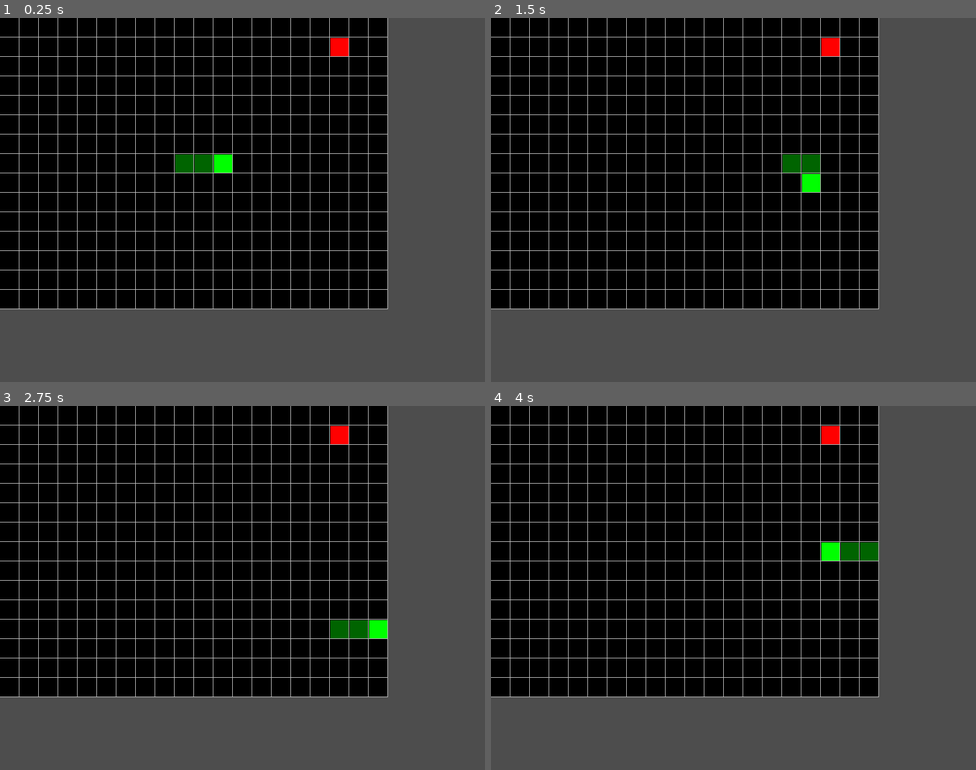
Above: before the commit, frames 1-4 (two rows, left to right).
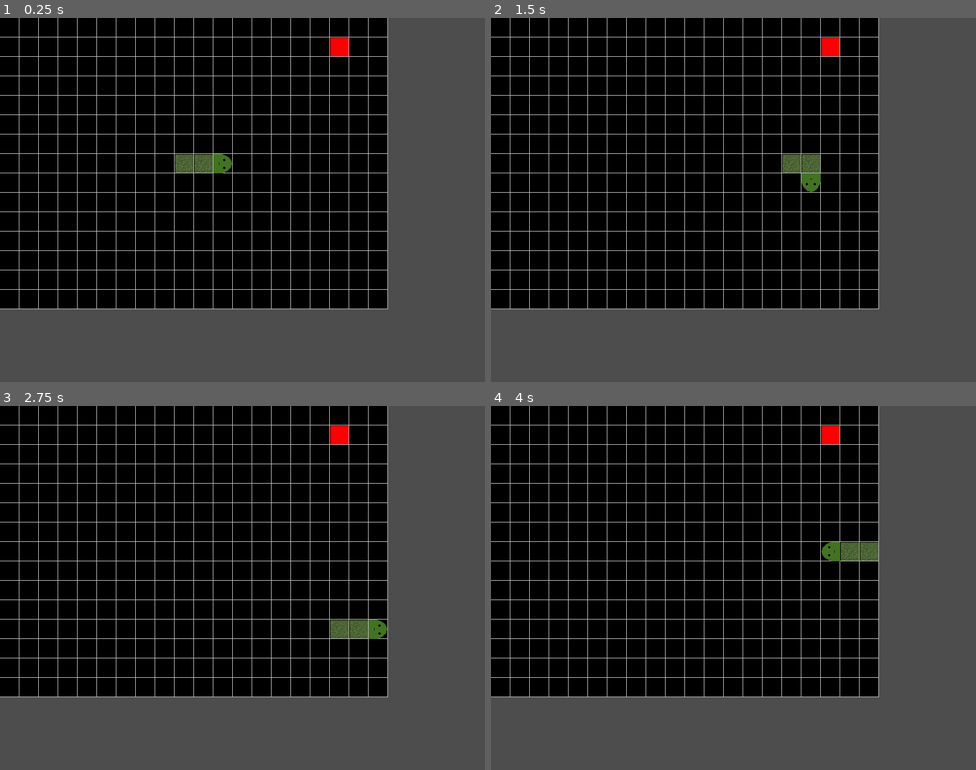
Above: after the commit, the same moments.

Repository: zhongzhouTan-coder/snake-game
Game: Godot game, scene res://scenes/main.tscn
Same seed, same stepped clock (60 frames per second), same inputs: the game is played once before the commit and once after it.
Inputs:
- Up to frame 1 (0.25 s): no input
- Up to frame 2 (1.5 s): hold Right (ui_right) 0.53-1.28 s; hold Down (ui_down) from 1.28 s (still down)
- Up to frame 3 (2.75 s): release Down (ui_down) at 2.03 s; hold Right (ui_right) from 2.03 s (still down)
- Up to frame 4 (4 s): release Right (ui_right) at 2.78 s; hold Up (ui_up) 2.78-3.53 s; hold Left (ui_left) from 3.53 s (still down)

The runs differ from the first frame. In frame 1, 0.6% of the frame differs, in the area x 36-48%, y 37-43%; in frame 2, 0.6%; in frame 3, 0.6%; in frame 4, 0.6%.

Commit message:
feat: add texture for head and body

Diff:
--- a/scenes/main.tscn
+++ b/scenes/main.tscn
@@ -1,16 +1,22 @@
-[gd_scene load_steps=4 format=3 uid="uid://cv58xnbxh2a2l"]
+[gd_scene load_steps=5 format=3 uid="uid://cv58xnbxh2a2l"]
 
 [ext_resource type="Script" uid="uid://cs5555md7agld" path="res://scripts/grid_system.gd" id="1_o5qli"]
 [ext_resource type="Script" uid="uid://bo6ajc666r0l7" path="res://scripts/grid_render.gd" id="2_0wfyh"]
 [ext_resource type="Script" uid="uid://d0jcmwi1rci6m" path="res://scripts/snake_game.gd" id="3_sugp2"]
+[ext_resource type="Script" uid="uid://gu138t6awtpr" path="res://scripts/snake_head.gd" id="4_jyhfs"]
 
-[node name="SnakeGame" type="Node2D"]
+[node name="Main" type="Node"]
+
+[node name="SnakeGame" type="Node2D" parent="."]
 script = ExtResource("3_sugp2")
 
-[node name="GridSystem" type="Node2D" parent="."]
+[node name="GridSystem" type="Node2D" parent="SnakeGame"]
 script = ExtResource("1_o5qli")
 
-[node name="GridRenderer" type="Node2D" parent="."]
+[node name="GridRenderer" type="Node2D" parent="SnakeGame"]
 script = ExtResource("2_0wfyh")
 
-[node name="GameTimer" type="Timer" parent="."]
+[node name="GameTimer" type="Timer" parent="SnakeGame"]
+
+[node name="SnakeHead" type="Sprite2D" parent="SnakeGame"]
+script = ExtResource("4_jyhfs")
--- a/scripts/grid_render.gd
+++ b/scripts/grid_render.gd
@@ -9,9 +9,46 @@
 @export var food_color: Color = Color.RED
 @export var show_grid_lines: bool = true
 
+# Texture system
+@export var use_textures: bool = true
+@export_enum("Default", "Scales", "Stripes", "Rainbow", "Gradient") var snake_skin: String = "Default"
+
+var snake_head_textures: Dictionary = {}
+var snake_body_textures: Dictionary = {}
+var snake_head: SnakeHead = null
+
 func _ready():
 	if not grid_system:
 		grid_system = get_parent().get_node("GridSystem")
+
+	# load textures
+	_load_texture_files()
+
+	# create a SnakeHead instance
+	if use_textures:
+		snake_head = SnakeHead.new()
+		add_child(snake_head)
+
+func _load_texture_files():
+	"""Load texture files from assets/textures folder"""
+	var texture_path = "res://assets/textures/"
+	var dir = DirAccess.open(texture_path)
+
+	if dir:
+		dir.list_dir_begin()
+		var file_name = dir.get_next()
+
+		while file_name != "":
+			if file_name.ends_with(".png") or file_name.ends_with(".jpg"):
+				var texture = load(texture_path + file_name)
+				if texture:
+					if file_name.begins_with("snake_head_"):
+						var skin_name = file_name.replace("snake_head_", "").replace(".png", "").replace(".jpg", "")
+						snake_head_textures[skin_name.capitalize()] = texture
+					elif file_name.begins_with("snake_body_"):
+						var skin_name = file_name.replace("snake_body_", "").replace(".png", "").replace(".jpg", "")
+						snake_body_textures[skin_name.capitalize()] = texture
+			file_name = dir.get_next()
 
 func _draw():
 	if not grid_system:
@@ -55,11 +92,44 @@
 
 			match cell_type:
 				GridSystem.CellType.SNAKE_HEAD:
-					draw_rect(rect, snake_head_color)
+					_update_snake_head(rect)
 				GridSystem.CellType.SNAKE_BODY:
-					draw_rect(rect, snake_body_color)
+					_draw_snake_body(rect)
 				GridSystem.CellType.FOOD:
 					draw_rect(rect, food_color)
+
+func _update_snake_head(rect: Rect2):
+	"""Draw the snake head with texture or fallback color"""
+	if use_textures and snake_head:
+		var texture = snake_head_textures.get(snake_skin)
+		if texture:
+			snake_head.set_texture(texture)
+			snake_head.set_position(rect.position + rect.size / 2)
+			match grid_system.get_snake_direction():
+				Vector2i.UP:
+					snake_head.set_rotation(0.0)
+				Vector2i.DOWN:
+					snake_head.set_rotation(PI)
+				Vector2i.LEFT:
+					snake_head.set_rotation(-PI / 2)
+				Vector2i.RIGHT:
+					snake_head.set_rotation(PI / 2)
+		else:
+			# Fallback to solid color if texture not found
+			draw_rect(rect, snake_head_color)
+
+func _draw_snake_body(rect: Rect2):
+	"""Draw a snake body with texture or fallback color"""
+	if use_textures:
+		var texture = snake_body_textures.get(snake_skin)
+		if texture:
+			draw_texture_rect(texture, rect, false)
+		else:
+			# Fallback to solid color if texture not found
+			draw_rect(rect, snake_body_color)
+	else:
+		# Use solid color
+		draw_rect(rect, snake_body_color)
 
 func _on_grid_updated():
 	"""Called when grid needs to be redrawn"""
--- a/scripts/grid_system.gd
+++ b/scripts/grid_system.gd
@@ -112,6 +112,10 @@
 		food_position = empty_positions[randi() % empty_positions.size()]
 		grid[food_position.y][food_position.x] = CellType.FOOD
 
+func get_snake_direction() -> Vector2i:
+	"""Get the current direction the snake is moving"""
+	return snake_direction
+
 func set_snake_direction(new_direction: Vector2i):
 	"""Set snake direction, preventing reverse movement"""
 	if new_direction + snake_direction != Vector2i.ZERO:
--- a/scripts/snake_game.gd
+++ b/scripts/snake_game.gd
@@ -22,6 +22,7 @@
 	if not game_running:
 		return
 
+	# Movement controls
 	if event.is_action_pressed("ui_up"):
 		grid_system.set_snake_direction(Vector2i.UP)
 	elif event.is_action_pressed("ui_down"):
--- /dev/null
+++ b/scripts/snake_head.gd
@@ -0,0 +1,8 @@
+extends Sprite2D
+
+class_name SnakeHead
+
+func _ready():
+    # Example: Set default properties or behaviors
+    self.centered = true
+    self.offset = Vector2.ZERO
Binary file added: assets/textures/snake_body_default.png
Not shown, added: assets/textures/snake_body_default.png.import
Binary file added: assets/textures/snake_head_default.png
Not shown, added: assets/textures/snake_head_default.png.import
Not shown, added: export_presets.cfg
Not shown, added: scripts/snake_head.gd.uid
Not shown, added: .DS_Store
Not shown, changed: README.md
